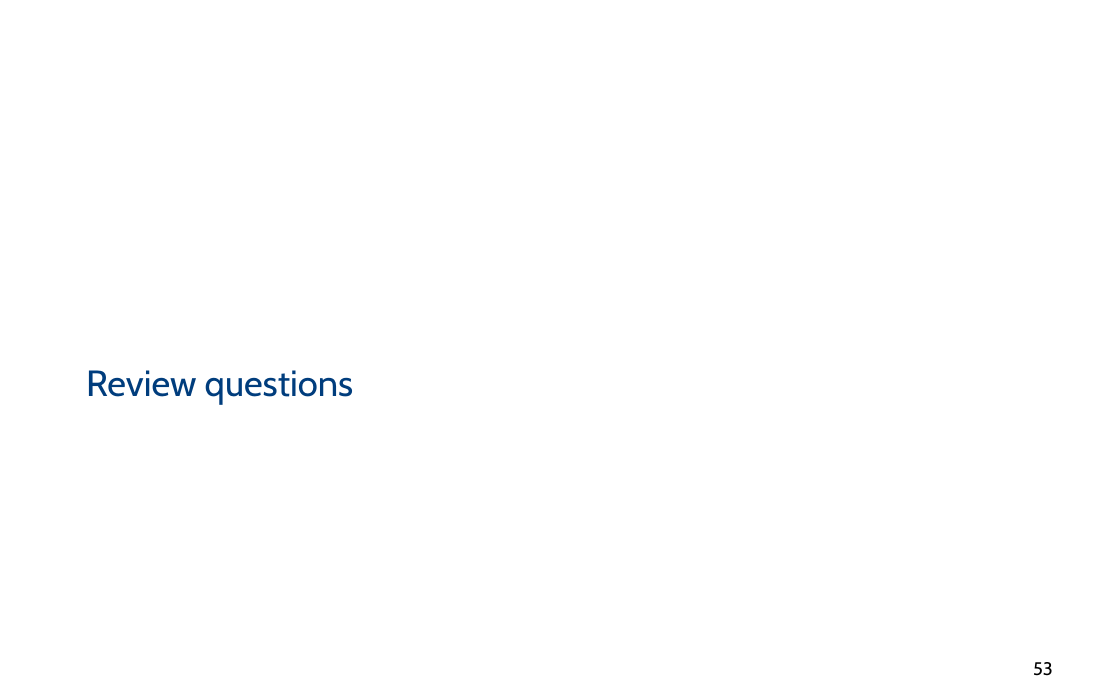
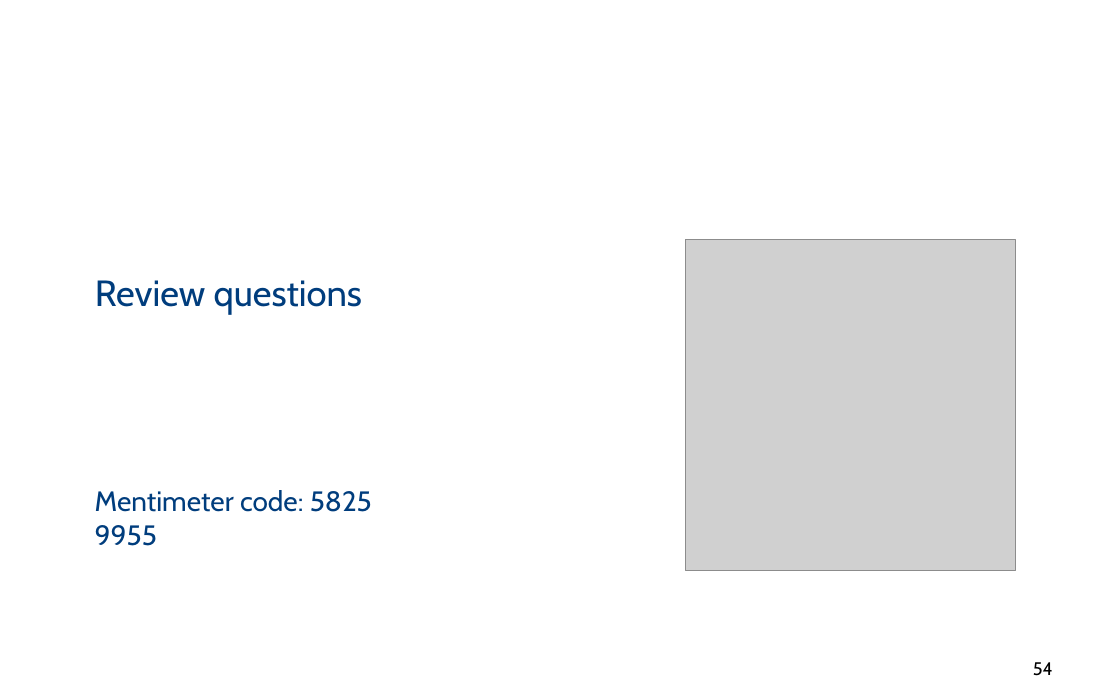
Before and after one commit to PBarnaghi/ML4NS, a slide deck: slide 54 of 06- Neural Networks/ML4NuerScience_NeuralNets.pptx (slide 53 before the commit). Drawn at 1120x700 pixels with LibreOffice and Linux fonts; fonts in the diff are those of the drawing; grey boxes stand for pictures; background and template pictures are left out. Boxes give left, top, right and bottom in pixels: in the first picture for what was removed or moved away, otherwise in the second. Text is boxed around its words. In the diff, an @@ line names an element or a change of style, - is before the commit and + after.

```diff
--- a/06- Neural Networks/ML4NuerScience_NeuralNets.pptx
+++ b/06- Neural Networks/ML4NuerScience_NeuralNets.pptx
@@ title "Review questions": place and size @@
-title "Review questions" at box(86, 370, 353, 404)
+title "Review questions" at box(95, 280, 362, 314)
@@ picture added at box(685, 240, 1016, 570) @@
@@ text added at box(95, 490, 372, 546), 18 pt, text #003D7D @@
+Mentimeter code: 5825 9955
@@ page number at box(1033, 662, 1053, 676): text changed @@
-53
+54
```
Also in this commit, not shown: 5 other slides changed, 2 slides added, 3 other files.
